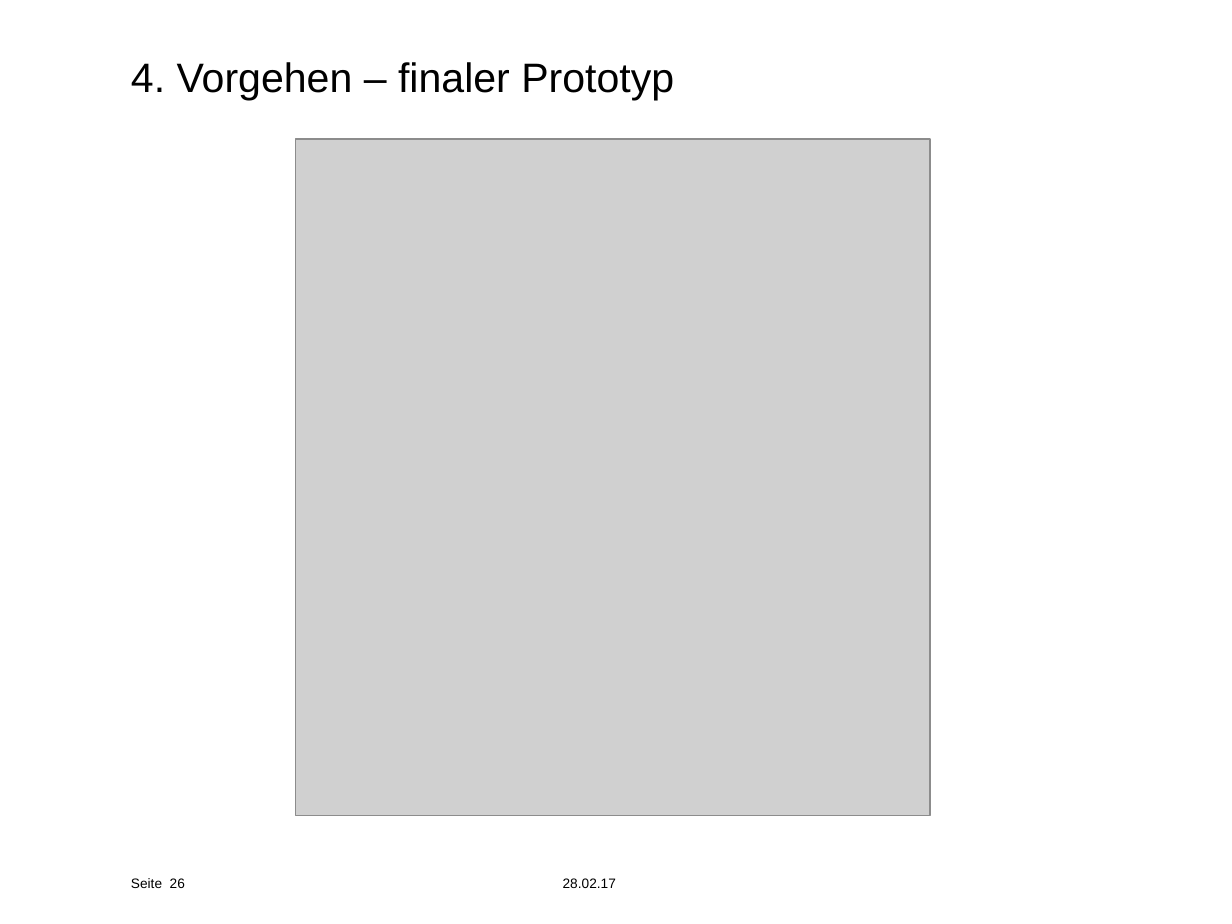
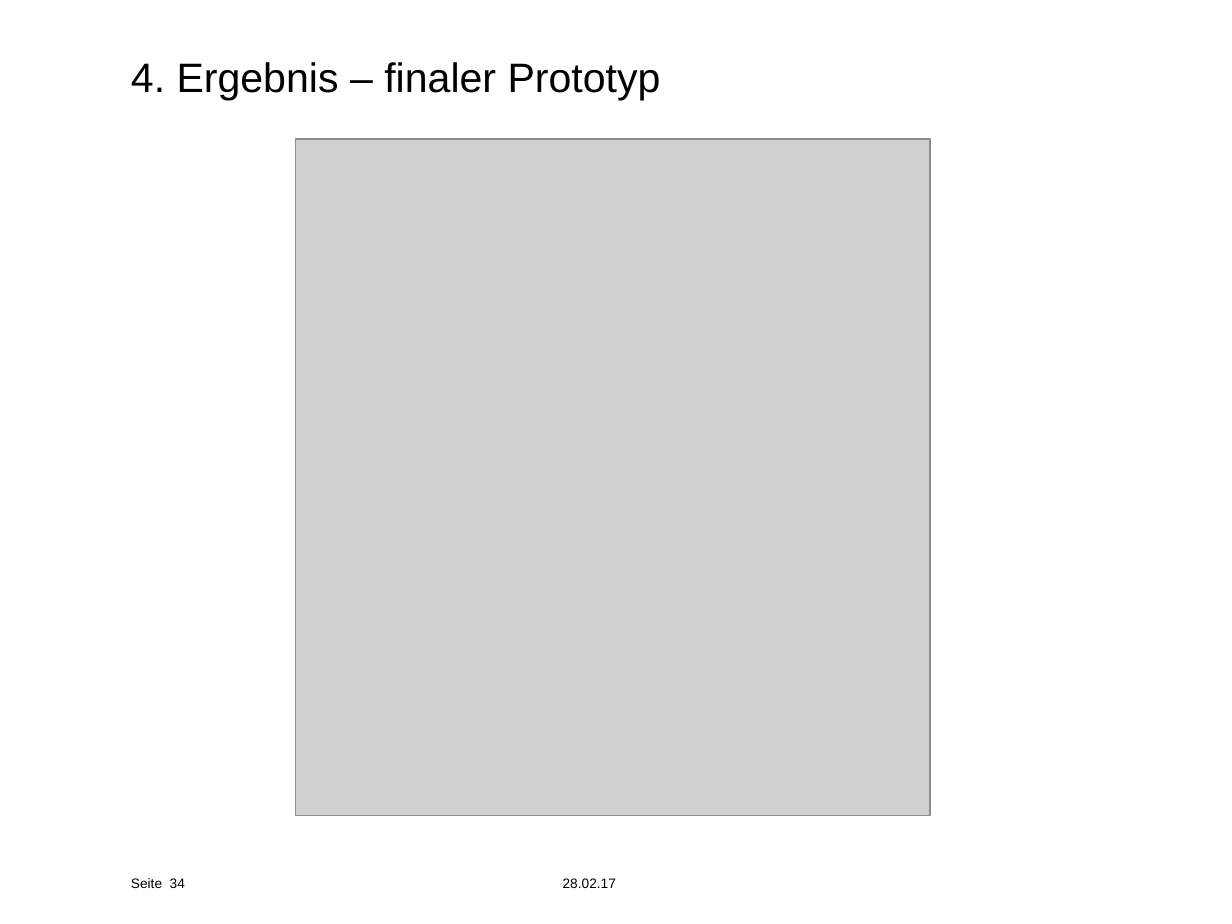
Before and after one commit to effusion/masterthesis, a slide deck: slide 34 of masterthesis_presentation.pptx (slide 26 before the commit). Drawn at 1232x924 pixels with LibreOffice and Linux fonts; fonts in the diff are those of the drawing; grey boxes stand for pictures; background and template pictures are left out. Boxes give left, top, right and bottom in pixels: in the first picture for what was removed or moved away, otherwise in the second. Text is boxed around its words. In the diff, an @@ line names an element or a change of style, - is before the commit and + after.

```diff
--- a/masterthesis_presentation.pptx
+++ b/masterthesis_presentation.pptx
@@ title at [131,62,661,100]: text changed @@
-4. Vorgehen – finaler Prototyp
+4. Ergebnis – finaler Prototyp
@@ page number at [170,878,185,888]: text changed @@
-26
+34
```
Also in this commit, not shown: 23 other slides changed, 7 slides added, 1 slide removed, 2 other files.
